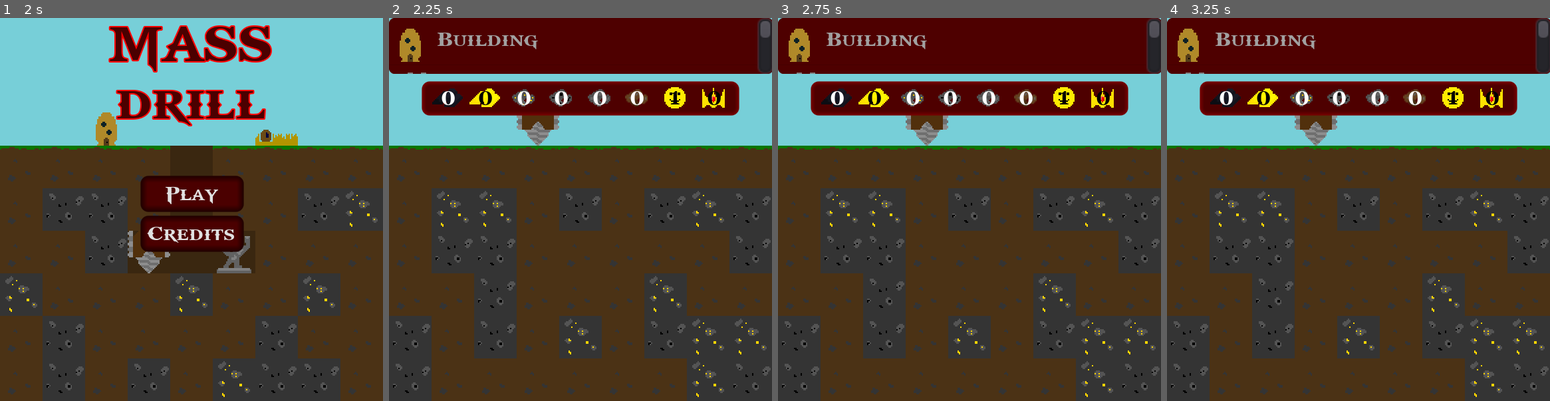
Above: before the commit, frames 1-4 (left to right).
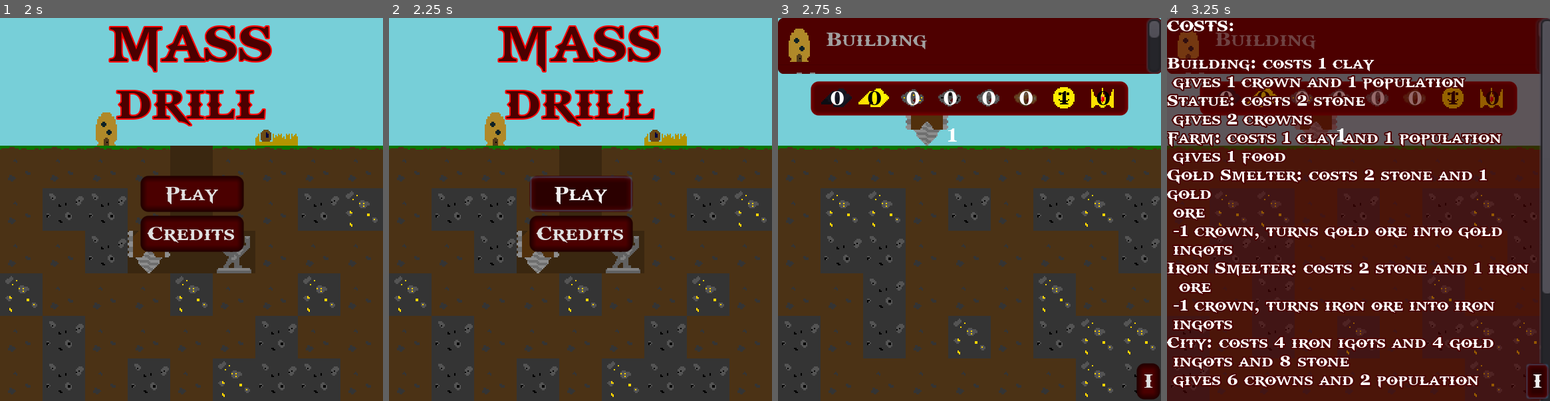
Above: after the commit, the same moments.

Repository: the-alex-g/LD48
Game: Godot game, scene res://Main/MainMenu.tscn
The game is run twice, just before and just after one commit, with the same random seed, the same clock (stepped at 60 frames per second) and the same inputs.
Inputs (mouse positions are in pixels of both pictures, inside the frame that each line leads up to):
- Up to frame 1 (2 s): click "Credits" at 0.5 s; click "Back" at 1.25 s
- Up to frame 2 (2.25 s): click "Play" at 2 s
- Up to frame 3 (2.75 s): no input
- Up to frame 4 (3.25 s): click (1538, 381) at 2.75 s, where only the run after the commit has a clickable "I"

Frame 1 is identical in both runs. In frame 2, 52% of the frame differs, in the area x 0-100%, y 0-100%; in frame 3, 0.6%; in frame 4, 82%.

Commit message:
Add game loop and high score mechanism

Diff:
--- /dev/null
+++ b/project/Main/GameOver.gd
@@ -0,0 +1,38 @@
+extends Control
+
+# signals
+
+# enums
+
+# constants
+
+# exported variables
+
+# variables
+var _ignore
+
+# onready variables
+onready var _high_score := $Panel/VBoxContainer/HighScore
+onready var _you_got := $Panel/VBoxContainer/CurrentScore
+
+
+func update_display()->void:
+	if ResourceManager.base_crowns > ResourceManager.high_score:
+		print(ResourceManager.high_score)
+		ResourceManager.high_score = ResourceManager.base_crowns
+		_high_score.text = "New high score!"
+		_you_got.text = str(ResourceManager.crowns)
+		ResourceManager.save_high()
+	else:
+		_high_score.text = "High score: "+str(ResourceManager.high_score)
+		_you_got.text = "Your score: "+str(ResourceManager.base_crowns)
+
+
+func _on_PlayAgain_pressed()->void:
+	yield(get_tree().create_timer(0.2),"timeout")
+	_ignore = get_tree().change_scene("res://Main/Main.tscn")
+
+
+func _on_MainMenu_pressed():
+	yield(get_tree().create_timer(0.2),"timeout")
+	_ignore = get_tree().change_scene("res://Main/MainMenu.tscn")
--- /dev/null
+++ b/project/Main/GameOver.tscn
@@ -0,0 +1,91 @@
+[gd_scene load_steps=8 format=2]
+
+[ext_resource path="res://Main/Pressed.tres" type="StyleBox" id=1]
+[ext_resource path="res://Font.tres" type="DynamicFont" id=2]
+[ext_resource path="res://Main/Hover.tres" type="StyleBox" id=3]
+[ext_resource path="res://Main/Normal.tres" type="StyleBox" id=4]
+[ext_resource path="res://Main/GameOver.gd" type="Script" id=5]
+[ext_resource path="res://Music/ButtonPress.wav" type="AudioStream" id=6]
+
+[sub_resource type="StyleBoxFlat" id=1]
+bg_color = Color( 0.294118, 0, 0, 1 )
+corner_radius_top_left = 5
+corner_radius_top_right = 5
+corner_radius_bottom_right = 5
+corner_radius_bottom_left = 5
+
+[node name="GameOver" type="Control"]
+anchor_right = 1.0
+anchor_bottom = 1.0
+script = ExtResource( 5 )
+__meta__ = {
+"_edit_use_anchors_": false
+}
+
+[node name="Panel" type="Panel" parent="."]
+anchor_left = 0.5
+anchor_top = 0.5
+anchor_right = 0.5
+anchor_bottom = 0.5
+margin_left = -80.0
+margin_top = -60.0
+margin_right = 80.0
+margin_bottom = 60.0
+custom_styles/panel = SubResource( 1 )
+__meta__ = {
+"_edit_use_anchors_": false
+}
+
+[node name="VBoxContainer" type="VBoxContainer" parent="Panel"]
+margin_left = 10.0
+margin_top = 10.0
+margin_right = 40.0
+margin_bottom = 40.0
+__meta__ = {
+"_edit_use_anchors_": false
+}
+
+[node name="HighScore" type="Label" parent="Panel/VBoxContainer"]
+margin_right = 145.0
+margin_bottom = 17.0
+grow_horizontal = 2
+custom_fonts/font = ExtResource( 2 )
+text = "New High Score!"
+align = 1
+
+[node name="CurrentScore" type="Label" parent="Panel/VBoxContainer"]
+margin_top = 21.0
+margin_right = 145.0
+margin_bottom = 38.0
+grow_horizontal = 2
+custom_fonts/font = ExtResource( 2 )
+text = "You got: 30"
+align = 1
+
+[node name="PlayAgain" type="Button" parent="Panel/VBoxContainer"]
+margin_top = 42.0
+margin_right = 145.0
+margin_bottom = 69.0
+custom_styles/hover = ExtResource( 3 )
+custom_styles/pressed = ExtResource( 1 )
+custom_styles/normal = ExtResource( 4 )
+custom_fonts/font = ExtResource( 2 )
+text = "Play Again"
+
+[node name="MainMenu" type="Button" parent="Panel/VBoxContainer"]
+margin_top = 73.0
+margin_right = 145.0
+margin_bottom = 100.0
+custom_styles/hover = ExtResource( 3 )
+custom_styles/pressed = ExtResource( 1 )
+custom_styles/normal = ExtResource( 4 )
+custom_fonts/font = ExtResource( 2 )
+text = "Main Menu"
+__meta__ = {
+"_edit_use_anchors_": false
+}
+
+[node name="AudioStreamPlayer" type="AudioStreamPlayer" parent="."]
+stream = ExtResource( 6 )
+[connection signal="pressed" from="Panel/VBoxContainer/PlayAgain" to="." method="_on_PlayAgain_pressed"]
+[connection signal="pressed" from="Panel/VBoxContainer/MainMenu" to="." method="_on_MainMenu_pressed"]
--- /dev/null
+++ b/project/Main/Hover.tres
@@ -0,0 +1,14 @@
+[gd_resource type="StyleBoxFlat" format=2]
+
+[resource]
+bg_color = Color( 0.168627, 0, 0, 1 )
+border_width_left = 5
+border_width_top = 5
+border_width_right = 5
+border_width_bottom = 5
+border_color = Color( 0.294118, 0, 0, 1 )
+border_blend = true
+corner_radius_top_left = 5
+corner_radius_top_right = 5
+corner_radius_bottom_right = 5
+corner_radius_bottom_left = 5
--- a/project/Main/Main.gd
+++ b/project/Main/Main.gd
@@ -12,11 +12,16 @@
 # variables
 var _ignore
 var _pending_item := ""
+var _info_shown := false
+var _time_left_on_pause := 0
 
 # onready variables
 onready var _tile_map := $TileMap
 onready var _drill := $Drill
 onready var _item_patch := $ItemArea
+onready var _info := $Panel
+onready var _game_timer := $GameTimer
+onready var _game_over := $GameOver
 
 
 func _ready()->void:
@@ -24,6 +29,17 @@
 	var drill_position := (randi()%9)*32
 	_drill.margin_left = drill_position
 	_drill.margin_right = drill_position+32
+
+
+func _input(event:InputEvent)->void:
+	if not event.is_pressed():
+		return
+	if event is InputEventKey and event.is_pressed():
+		pass
+
+
+func _process(_delta:float)->void:
+	$Label.text = str(ceil(_game_timer.time_left))
 
 
 func _on_Drill_drill(location:Vector2, speed:float)->void:
@@ -48,3 +64,22 @@
 
 func _on_SmeltTimer_timeout()->void:
 	_tile_map.check_smelters()
+
+
+func _on_Info_pressed():
+	if _info_shown:
+		_info_shown = false
+		_info.hide()
+		_time_left_on_pause = _game_timer.time_left
+		_game_timer.stop()
+	else:
+		_info_shown = true
+		_info.show()
+		_game_timer.start(_time_left_on_pause)
+
+
+func _on_GameTimer_timeout()->void:
+	_game_timer.stop()
+	yield(get_tree().create_timer(1), "timeout")
+	_game_over.visible = true
+	_game_over.update_display()
--- a/project/Main/Main.tscn
+++ b/project/Main/Main.tscn
@@ -8,6 +8,23 @@
 [ext_resource path="res://CreatableItems/ItemArea.tscn" type="PackedScene" id=6]
 [ext_resource path="res://Main/ResourceDisplay.tscn" type="PackedScene" id=7]
 [ext_resource path="res://Art/Sky.png" type="Texture" id=8]
+[ext_resource path="res://Music/Collapse.wav" type="AudioStream" id=9]
+[ext_resource path="res://Music/BuildingCollapse.wav" type="AudioStream" id=10]
+[ext_resource path="res://GODOFWAR.TTF" type="DynamicFontData" id=11]
+[ext_resource path="res://Font.tres" type="DynamicFont" id=12]
+[ext_resource path="res://Main/Pressed.tres" type="StyleBox" id=13]
+[ext_resource path="res://Main/Hover.tres" type="StyleBox" id=14]
+[ext_resource path="res://Main/Normal.tres" type="StyleBox" id=15]
+[ext_resource path="res://Main/GameOver.tscn" type="PackedScene" id=16]
+
+[sub_resource type="StyleBoxFlat" id=1]
+bg_color = Color( 0.294118, 0, 0, 0.588235 )
+
+[sub_resource type="DynamicFont" id=2]
+size = 13
+outline_size = 1
+outline_color = Color( 0.294118, 0, 0, 1 )
+font_data = ExtResource( 11 )
 
 [node name="Main" type="Node2D"]
 script = ExtResource( 1 )
@@ -25,6 +42,13 @@
 format = 1
 script = ExtResource( 2 )
 
+[node name="Collapse" type="AudioStreamPlayer" parent="TileMap"]
+stream = ExtResource( 9 )
+volume_db = 6.0
+
+[node name="BCollapse" type="AudioStreamPlayer" parent="TileMap"]
+stream = ExtResource( 10 )
+
 [node name="Drill" parent="." instance=ExtResource( 4 )]
 margin_left = 32.0
 margin_top = 64.0
@@ -41,8 +65,85 @@
 autostart = true
 
 [node name="ResourceDisplay" parent="." instance=ExtResource( 7 )]
+
+[node name="Panel" type="Panel" parent="."]
+visible = false
+margin_right = 292.0
+margin_bottom = 293.0
+custom_styles/panel = SubResource( 1 )
+__meta__ = {
+"_edit_use_anchors_": false
+}
+
+[node name="Label" type="RichTextLabel" parent="Panel"]
+margin_right = 292.0
+margin_bottom = 294.0
+custom_fonts/normal_font = SubResource( 2 )
+text = "COSTS:
+
+Building: costs 1 clay
+ gives 1 crown and 1 population
+Statue: costs 2 stone
+ gives 2 crowns
+Farm: costs 1 clay and 1 population
+ gives 1 food
+Gold Smelter: costs 2 stone and 1 gold
+ ore
+ -1 crown, turns gold ore into gold
+ ingots
+Iron Smelter: costs 2 stone and 1 iron
+  ore
+ -1 crown, turns iron ore into iron
+ ingots
+City: costs 4 iron igots and 4 gold
+ ingots and 8 stone
+ gives 6 crowns and 2 population
+
+If you dig out from under a building, the building will collapse.
+The resource icons from left to right: Iron ingots, gold ingots, gold ore, iron ore, clay, stone, dissaproval rating, crowns.
+
+The higher the disapproval rating is, the fewer crowns you get."
+
+[node name="Info" type="Button" parent="."]
+anchor_left = 1.0
+anchor_right = 1.0
+margin_left = 270.0
+margin_top = 260.0
+margin_right = 280.0
+margin_bottom = 280.0
+custom_styles/hover = ExtResource( 14 )
+custom_styles/pressed = ExtResource( 13 )
+custom_styles/normal = ExtResource( 15 )
+custom_fonts/font = ExtResource( 12 )
+text = "I"
+__meta__ = {
+"_edit_use_anchors_": false
+}
+
+[node name="GameTimer" type="Timer" parent="."]
+one_shot = true
+autostart = true
+
+[node name="Label" type="Label" parent="."]
+margin_left = 126.508
+margin_top = 79.7354
+margin_right = 166.508
+margin_bottom = 93.7354
+custom_fonts/font = ExtResource( 12 )
+__meta__ = {
+"_edit_use_anchors_": false
+}
+
+[node name="GameOver" parent="." instance=ExtResource( 16 )]
+visible = false
+margin_left = 142.722
+margin_top = 145.442
+margin_right = 142.722
+margin_bottom = 145.442
 [connection signal="tile_destroyed" from="TileMap" to="." method="_on_TileMap_tile_destroyed"]
 [connection signal="drill" from="Drill" to="." method="_on_Drill_drill"]
 [connection signal="drop_item" from="ItemList" to="." method="_on_ItemList_drop_item"]
 [connection signal="check_position" from="ItemArea" to="." method="_on_ItemArea_check_position"]
 [connection signal="timeout" from="SmeltTimer" to="." method="_on_SmeltTimer_timeout"]
+[connection signal="pressed" from="Info" to="." method="_on_Info_pressed"]
+[connection signal="timeout" from="GameTimer" to="." method="_on_GameTimer_timeout"]
--- a/project/Main/MainMenu.gd
+++ b/project/Main/MainMenu.gd
@@ -12,16 +12,24 @@
 var _ignore
 
 # onready variables
+onready var _button := $ButtonPress
 
+
+func _ready()->void:
+	Jukebox.main_loop.play()
 
 
 func _on_Play_pressed()->void:
+	_button.play()
+	yield(get_tree().create_timer(0.2), "timeout")
 	_ignore = get_tree().change_scene("res://Main/Main.tscn")
 
 
 func _on_Credits_pressed()->void:
 	$AnimationPlayer.play("Rise")
+	_button.play()
 
 
 func _on_Back_pressed()->void:
 	$AnimationPlayer.play("Fall")
+	_button.play()
--- a/project/Main/MainMenu.tscn
+++ b/project/Main/MainMenu.tscn
@@ -6,64 +6,28 @@
 [ext_resource path="res://Font.tres" type="DynamicFont" id=4]
 [ext_resource path="res://GODOFWAR.TTF" type="DynamicFontData" id=5]
 [ext_resource path="res://Main/MainMenu.gd" type="Script" id=6]
+[ext_resource path="res://Music/ButtonPress.wav" type="AudioStream" id=7]
+[ext_resource path="res://Main/Pressed.tres" type="StyleBox" id=8]
+[ext_resource path="res://Main/Hover.tres" type="StyleBox" id=9]
+[ext_resource path="res://Main/Normal.tres" type="StyleBox" id=10]
 
-[sub_resource type="StyleBoxFlat" id=1]
-bg_color = Color( 0.168627, 0, 0, 1 )
-border_width_left = 5
-border_width_top = 5
-border_width_right = 5
-border_width_bottom = 5
-border_color = Color( 0.294118, 0, 0, 1 )
-border_blend = true
-corner_radius_top_left = 5
-corner_radius_top_right = 5
-corner_radius_bottom_right = 5
-corner_radius_bottom_left = 5
-
-[sub_resource type="StyleBoxFlat" id=2]
-bg_color = Color( 0.4, 0, 0, 1 )
-border_width_left = 5
-border_width_top = 5
-border_width_right = 5
-border_width_bottom = 5
-border_color = Color( 0.294118, 0, 0, 1 )
-border_blend = true
-corner_radius_top_left = 5
-corner_radius_top_right = 5
-corner_radius_bottom_right = 5
-corner_radius_bottom_left = 5
-
-[sub_resource type="StyleBoxFlat" id=3]
-bg_color = Color( 0.294118, 0, 0, 1 )
-border_width_left = 5
-border_width_top = 5
-border_width_right = 5
-border_width_bottom = 5
-border_color = Color( 0.13, 0, 0, 1 )
-border_blend = true
-corner_radius_top_left = 5
-corner_radius_top_right = 5
-corner_radius_bottom_right = 5
-corner_radius_bottom_left = 5
-
-[sub_resource type="DynamicFont" id=4]
+[sub_resource type="DynamicFont" id=1]
 size = 40
 outline_size = 1
 font_data = ExtResource( 5 )
 
-[sub_resource type="StyleBoxFlat" id=5]
+[sub_resource type="StyleBoxFlat" id=2]
 bg_color = Color( 0.294118, 0, 0, 1 )
 corner_radius_top_left = 5
 corner_radius_top_right = 5
 corner_radius_bottom_right = 5
 corner_radius_bottom_left = 5
 
-[sub_resource type="DynamicFont" id=8]
+[sub_resource type="DynamicFont" id=3]
 size = 15
 font_data = ExtResource( 5 )
 
-[sub_resource type="Animation" id=6]
-resource_name = "Fall"
+[sub_resource type="Animation" id=4]
 length = 0.5
 tracks/0/type = "value"
 tracks/0/path = NodePath("Panel:margin_top")
@@ -78,8 +42,7 @@
 "values": [ 0.0, 296.0 ]
 }
 
-[sub_resource type="Animation" id=7]
-resource_name = "Rise"
+[sub_resource type="Animation" id=5]
 length = 0.5
 tracks/0/type = "value"
 tracks/0/path = NodePath("Panel:margin_top")
@@ -134,9 +97,9 @@
 [node name="Play" type="Button" parent="VBoxContainer"]
 margin_right = 77.0
 margin_bottom = 27.0
-custom_styles/hover = SubResource( 1 )
-custom_styles/pressed = SubResource( 2 )
-custom_styles/normal = SubResource( 3 )
+custom_styles/hover = ExtResource( 9 )
+custom_styles/pressed = ExtResource( 8 )
+custom_styles/normal = ExtResource( 10 )
 custom_fonts/font = ExtResource( 4 )
 text = "Play"
 
@@ -144,16 +107,16 @@
 margin_top = 31.0
 margin_right = 77.0
 margin_bottom = 58.0
-custom_styles/hover = SubResource( 1 )
-custom_styles/pressed = SubResource( 2 )
-custom_styles/normal = SubResource( 3 )
+custom_styles/hover = ExtResource( 9 )
+custom_styles/pressed = ExtResource( 8 )
+custom_styles/normal = ExtResource( 10 )
 custom_fonts/font = ExtResource( 4 )
 text = "Credits"
 
 [node name="Label" type="Label" parent="."]
 anchor_right = 1.0
 margin_bottom = 83.0
-custom_fonts/font = SubResource( 4 )
+custom_fonts/font = SubResource( 1 )
 custom_colors/font_color = Color( 0.294118, 0, 0, 1 )
 custom_colors/font_outline_modulate = Color( 1, 0, 0, 1 )
 text = "MASS
@@ -188,9 +151,9 @@
 margin_top = 246.877
 margin_right = 184.087
 margin_bottom = 273.877
-custom_styles/hover = SubResource( 1 )
-custom_styles/pressed = SubResource( 2 )
-custom_styles/normal = SubResource( 3 )
+custom_styles/hover = ExtResource( 9 )
+custom_styles/pressed = ExtResource( 8 )
+custom_styles/normal = ExtResource( 10 )
 custom_fonts/font = ExtResource( 4 )
 text = "Back"
 __meta__ = {
@@ -198,8 +161,11 @@
 }
 
 [node name="AnimationPlayer" type="AnimationPlayer" parent="."]
-anims/Fall = SubResource( 6 )
-anims/Rise = SubResource( 7 )
+anims/Fall = SubResource( 4 )
+anims/Rise = SubResource( 5 )
+
+[node name="ButtonPress" type="AudioStreamPlayer" parent="."]
+stream = ExtResource( 7 )
 [connection signal="pressed" from="VBoxContainer/Play" to="." method="_on_Play_pressed"]
 [connection signal="pressed" from="VBoxContainer/Credits" to="." method="_on_Credits_pressed"]
 [connection signal="pressed" from="Panel/Back" to="." method="_on_Back_pressed"]
--- /dev/null
+++ b/project/Main/Normal.tres
@@ -0,0 +1,14 @@
+[gd_resource type="StyleBoxFlat" format=2]
+
+[resource]
+bg_color = Color( 0.294118, 0, 0, 1 )
+border_width_left = 5
+border_width_top = 5
+border_width_right = 5
+border_width_bottom = 5
+border_color = Color( 0.13, 0, 0, 1 )
+border_blend = true
+corner_radius_top_left = 5
+corner_radius_top_right = 5
+corner_radius_bottom_right = 5
+corner_radius_bottom_left = 5
--- /dev/null
+++ b/project/Main/Pressed.tres
@@ -0,0 +1,14 @@
+[gd_resource type="StyleBoxFlat" format=2]
+
+[resource]
+bg_color = Color( 0.4, 0, 0, 1 )
+border_width_left = 5
+border_width_top = 5
+border_width_right = 5
+border_width_bottom = 5
+border_color = Color( 0.294118, 0, 0, 1 )
+border_blend = true
+corner_radius_top_left = 5
+corner_radius_top_right = 5
+corner_radius_bottom_right = 5
+corner_radius_bottom_left = 5
--- a/project/Main/TileMap.gd
+++ b/project/Main/TileMap.gd
@@ -46,7 +46,7 @@
 	3, 5, 12, 14, 15, 18
 ]
 const TILES_TO_RESOURCES := {
-	2:["dirt"], 8:["gold_ore", "stone"], 10:["iron_ore", "stone"]
+	2:["dirt"], 8:["gold_ore", "stone"], 10:["iron_ore", "stone"], 20:["dirt"],
 }
 const GROUND_TILES := [0, 0, 0, 0, 0, 7, 9, 9,]
 const TILES_WORTH_CROWNS := {4:1, 5:2, 6:2, 3:1, 11:-1, 12:-1, 13:-1, 14:-1, 15:6, 16:6,}
@@ -65,6 +65,8 @@
 var _screensize_as_cells := Vector2.ZERO
 
 # onready variables
+onready var _b_collapse := $BCollapse
+onready var _collapse := $Collapse
 
 
 func _ready()->void:
@@ -105,6 +107,7 @@
 	# get rid of the timer
 	timer.stop()
 	timer.queue_free()
+	_collapse.play()
 	# check if the tile yeilds resources
 	if TILES_TO_RESOURCES.has(get_cellv(tile_position)):
 		var resources:Array = TILES_TO_RESOURCES[get_cellv(tile_position)]
@@ -119,8 +122,10 @@
 		if (GOLD_SMELTERS.has(tile) or IRON_SMELTERS.has(tile)) or cell == Vector2.UP:
 			if UNDERGROUND_DEPENDENT_TILES.has(tile):
 				set_cellv(new_cell, EMPTY_UNDERGROUND_TILE)
+				_b_collapse.play()
 			elif ABOVEGROUND_DEPENDENT_TILES.has(tile):
 				set_cellv(new_cell, -1)
+				_b_collapse.play()
 			if TILES_WORTH_CROWNS.has(tile):
 				ResourceManager.crowns -= TILES_WORTH_CROWNS[tile]
 			if FARMS.has(tile):
@@ -134,12 +139,14 @@
 			set_cellv(tile_position+Vector2(0,-2), EMPTY_UNDERGROUND_TILE)
 		elif ABOVEGROUND_DEPENDENT_TILES.has(tile):
 			set_cellv(tile_position+Vector2(0,-2), -1)
+		_b_collapse.play()
 	tile = get_cellv(tile_position+Vector2(-1,-2))
 	if CITY.has(tile):
 		if UNDERGROUND_DEPENDENT_TILES.has(tile):
 			set_cellv(tile_position+Vector2(-1,-2), EMPTY_UNDERGROUND_TILE)
 		elif ABOVEGROUND_DEPENDENT_TILES.has(tile):
 			set_cellv(tile_position+Vector2(-1,-2), -1)
+		_b_collapse.play()
 	# emit the signal
 	emit_signal("tile_destroyed")
 
--- /dev/null
+++ b/project/Music/Jukebox.gd
@@ -0,0 +1,15 @@
+extends Control
+
+# signals
+
+# enums
+
+# constants
+
+# exported variables
+
+# variables
+var _ignore
+
+# onready variables
+onready var main_loop := $MainLoop
--- /dev/null
+++ b/project/Music/Jukebox.tscn
@@ -0,0 +1,15 @@
+[gd_scene load_steps=3 format=2]
+
+[ext_resource path="res://Music/MainLoop.ogg" type="AudioStream" id=1]
+[ext_resource path="res://Music/Jukebox.gd" type="Script" id=2]
+
+[node name="Jukebox" type="Control"]
+anchor_right = 1.0
+anchor_bottom = 1.0
+script = ExtResource( 2 )
+__meta__ = {
+"_edit_use_anchors_": false
+}
+
+[node name="MainLoop" type="AudioStreamPlayer" parent="."]
+stream = ExtResource( 1 )
--- a/project/ResourceManager.gd
+++ b/project/ResourceManager.gd
@@ -7,12 +7,13 @@
 # constants
 const RESOURCES_TO_BUILD := {
 	"Building":{"dirt":1},
-	"Statue":{"stone":1},
+	"Statue":{"stone":2},
 	"Gold Smelter":{"stone":2, "gold_ore":1},
 	"Iron Smelter":{"stone":2, "iron_ore":1},
 	"City":{"stone":8, "iron":4, "gold":4},
 	"Farm":{"dirt":1, "population":1}
 }
+const CONFIG_PATH := "user://settings.cfg"
 
 # exported variables
 
@@ -29,10 +30,23 @@
 var population := 1
 var modifier := 0
 var food := 0
+var high_score := 0
+var config := ConfigFile.new()
 
 # onready variables
+
+
+func _ready()->void:
+	var err := config.load(CONFIG_PATH)
+	if err == OK:
+		high_score = config.get_value("save", "highscore", 0)
 
 
 func _process(_delta:float)->void:
 	modifier = max(max(population,1)/max(food,1), 1)
 	base_crowns = crowns/modifier
+
+
+func save_high()->void:
+	config.set_value("save", "highscore", high_score)
+	_ignore = config.save(CONFIG_PATH)
--- a/project/project.godot
+++ b/project/project.godot
@@ -34,6 +34,7 @@
 
 SelectionManager="*res://SelectionManager.gd"
 ResourceManager="*res://ResourceManager.gd"
+Jukebox="*res://Music/Jukebox.tscn"
 
 [display]
 
Not shown: 1 places in project/Main/Main.tscn that only renumber resources
Not shown: 3 places in project/Main/MainMenu.tscn that only renumber resources
Not shown, added: project/Music/BuildingCollapse.wav.import
Not shown, added: project/Music/ButtonPress.wav.import
Not shown, added: project/Music/Collapse.wav.import
Not shown, added: project/Music/MainLoop.ogg.import
Not shown, added: project/Music/BuildingCollapse.wav
Not shown, added: project/Music/ButtonPress.wav
Not shown, added: project/Music/Collapse.wav
Not shown, added: project/Music/MainLoop.ogg
